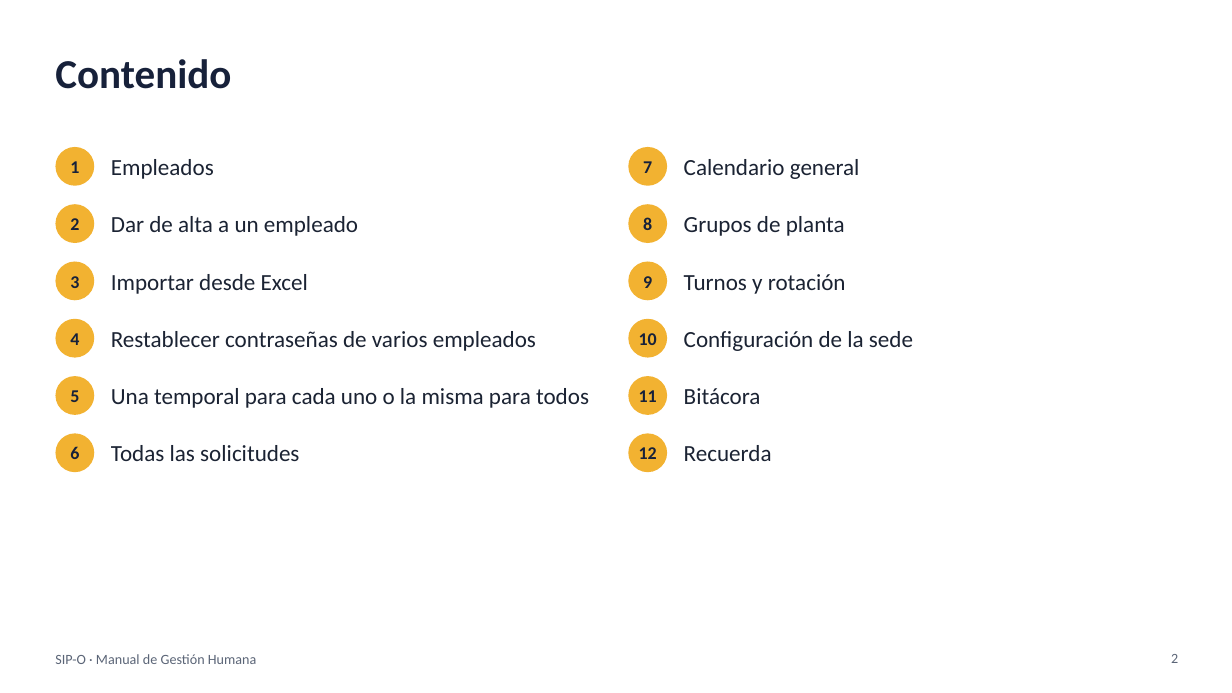
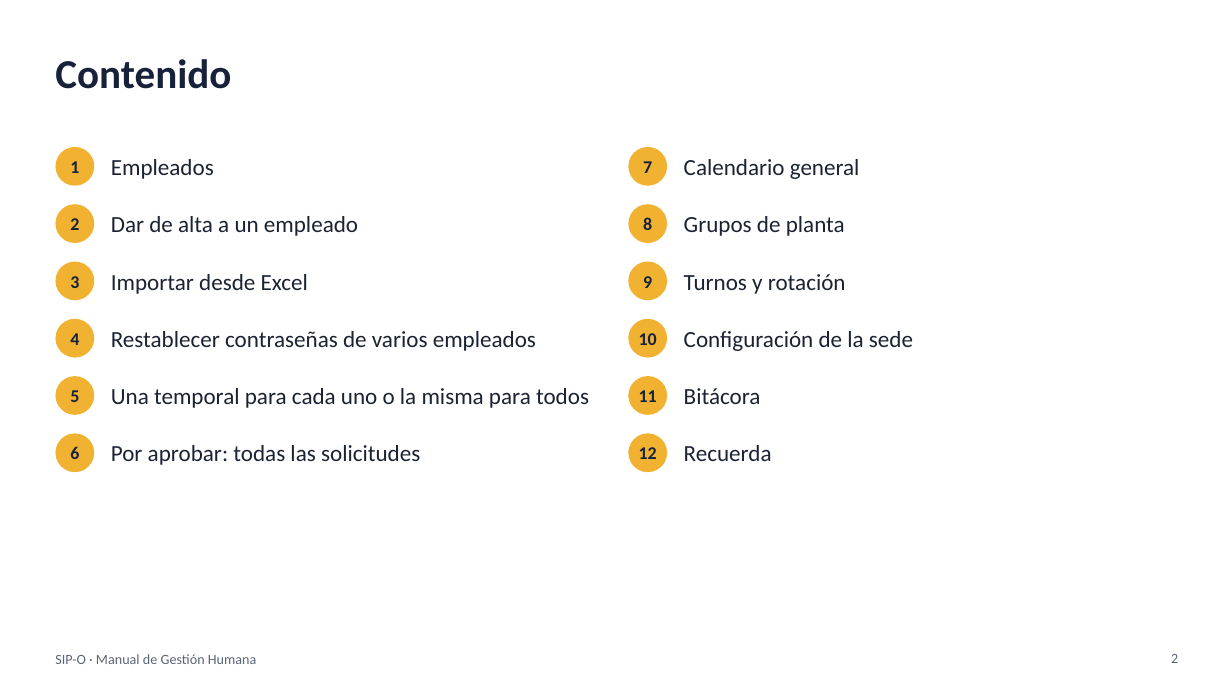
Before and after one commit to FelipeReyesReyes2102/Sistema-Integral-de-Personal, a slide deck: slide 2 of docs/manuales/presentaciones/SIP-O - Manual de Gestión Humana.pptx. Drawn at 1232x693 pixels with LibreOffice and Linux fonts; fonts in the diff are those of the drawing. Boxes give left, top, right and bottom in pixels: in the first picture for what was removed or moved away, otherwise in the second. Text is boxed around its words. In the diff, an @@ line names an element or a change of style, - is before the commit and + after.

```diff
--- a/docs/manuales/presentaciones/SIP-O - Manual de Gestión Humana.pptx
+++ b/docs/manuales/presentaciones/SIP-O - Manual de Gestión Humana.pptx
@@ text at box(111, 445, 420, 465): text changed @@
-Todas las solicitudes
+Por aprobar: todas las solicitudes
```
Also in this commit, not shown: 3 other slides changed, 32 other files.
